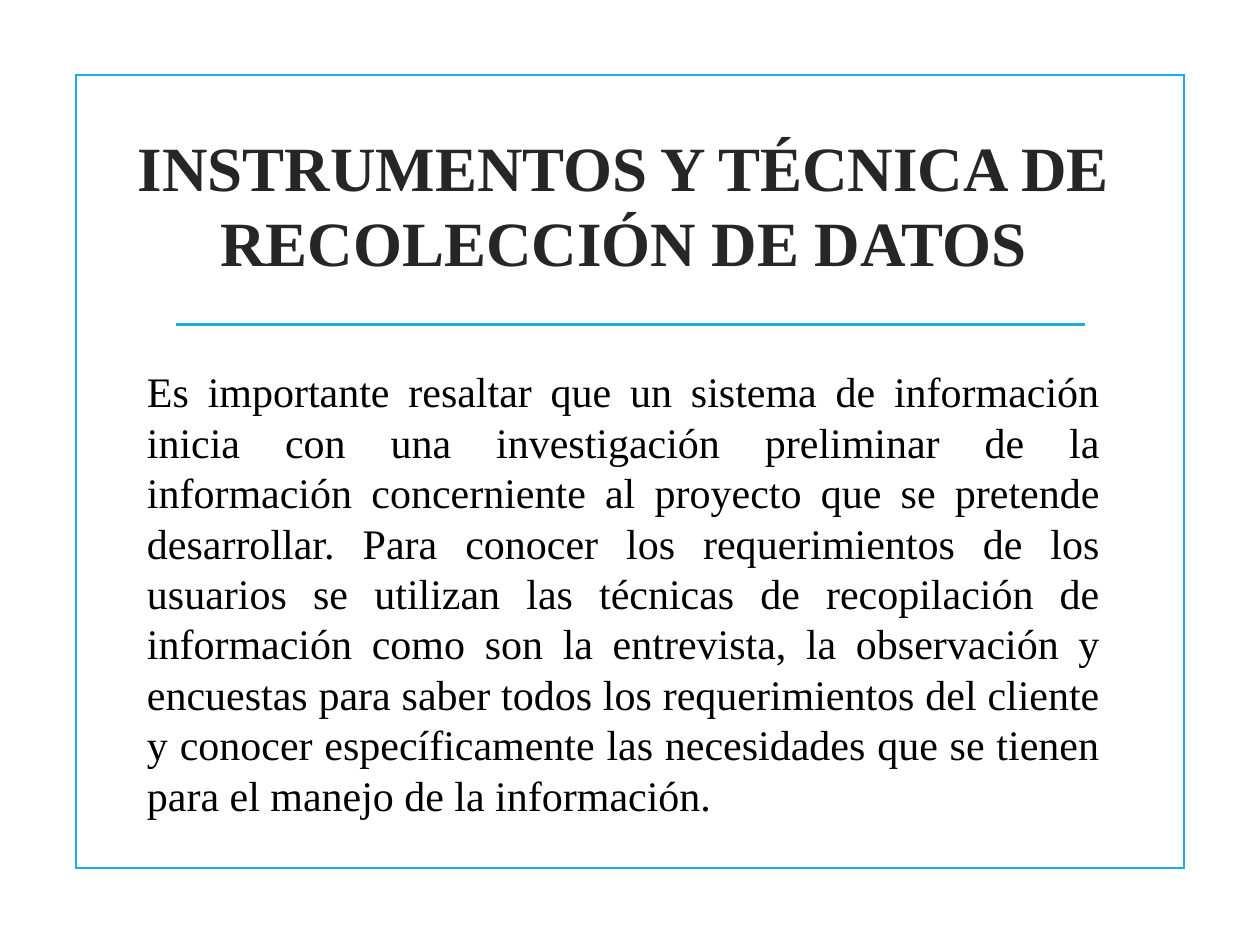
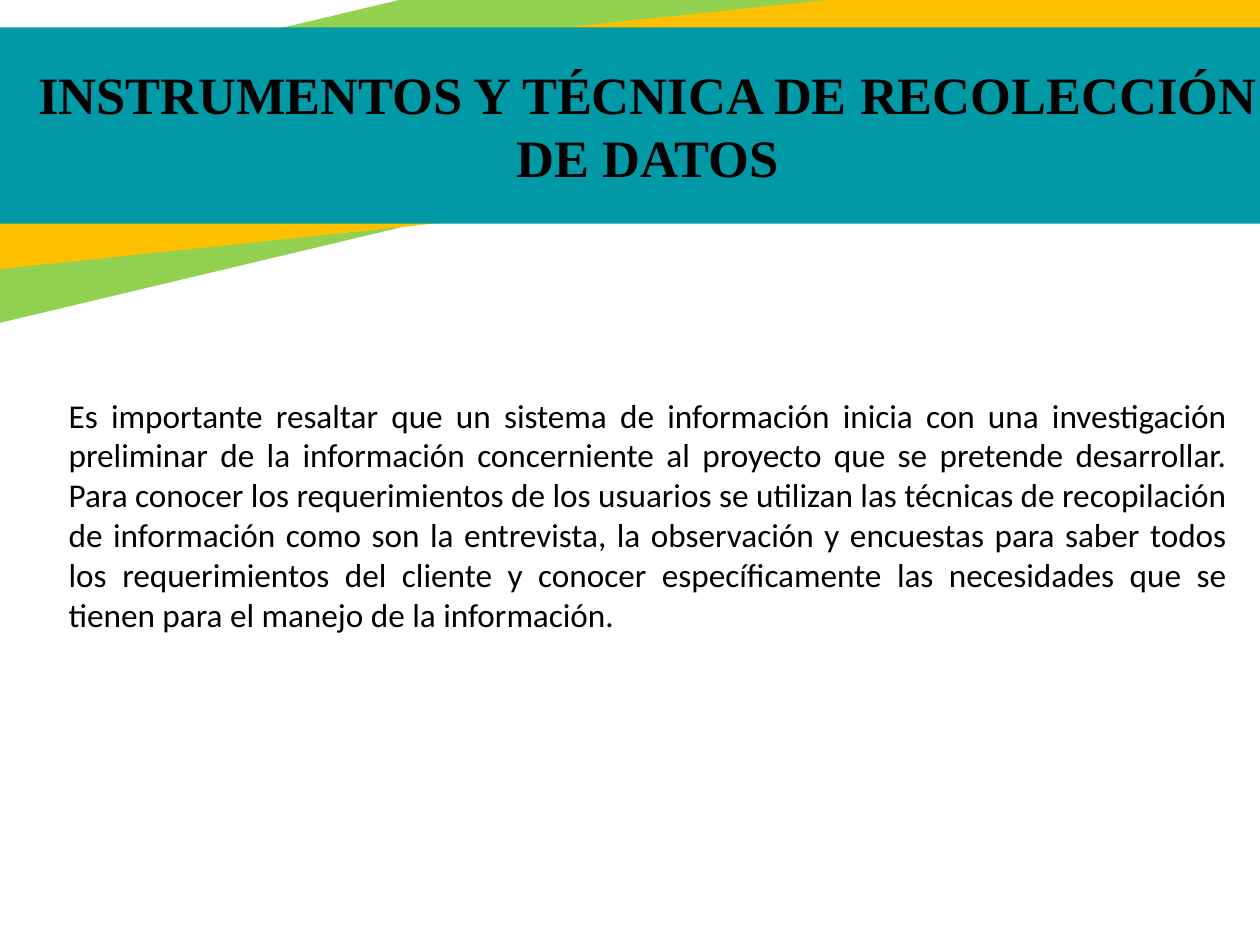
Before and after one commit to jackas779/proyecto, a slide deck: slide 11 of Presentación - Proyecto.pptx. Drawn at 1260x945 pixels with LibreOffice and Linux fonts; fonts in the diff are those of the drawing; background and template pictures are left out. Boxes give left, top, right and bottom in pixels: in the first picture for what was removed or moved away, otherwise in the second. Text is boxed around its words. In the diff, an @@ line names an element or a change of style, - is before the commit and + after.

```diff
--- a/Presentación - Proyecto.pptx
+++ b/Presentación - Proyecto.pptx
@@ rectangle added at (0,0,1260,387), fill #92D050 @@
@@ rectangle added at (0,0,1260,283), fill #FFC000 @@
@@ rectangle added at (0,28,1260,224), fill #0099A5 @@
@@ text "INSTRUMENTOS Y TÉCNICA DE RECOLECCIÓN ...": place and size @@
-text "INSTRUMENTOS Y TÉCNICA DE RECOLECCIÓN ..." at (138,142,1108,267)
+text "INSTRUMENTOS Y TÉCNICA DE RECOLECCIÓN ..." at (38,72,1256,178)
@@ text "INSTRUMENTOS Y TÉCNICA DE RECOLECCIÓN ..." at (38,72,1256,178): size 36 to 30 pt, text colour #262626 to #000000 @@
@@ rectangle removed at (77,74,1184,868) @@
@@ line removed from (176, 325) to (1085, 325) @@
@@ text "Es importante resaltar que un ...": place and size @@
-text "Es importante resaltar que un ..." at (147,377,1100,820)
+text "Es importante resaltar que un ..." at (69,405,1227,633)
@@ text "Es importante resaltar que un ..." at (69,405,1227,633): size 24 to 19 pt, font Times New Roman to Calibri @@
```
Also in this commit, not shown: 24 other slides changed, 4 slides added, 3 slides removed.
